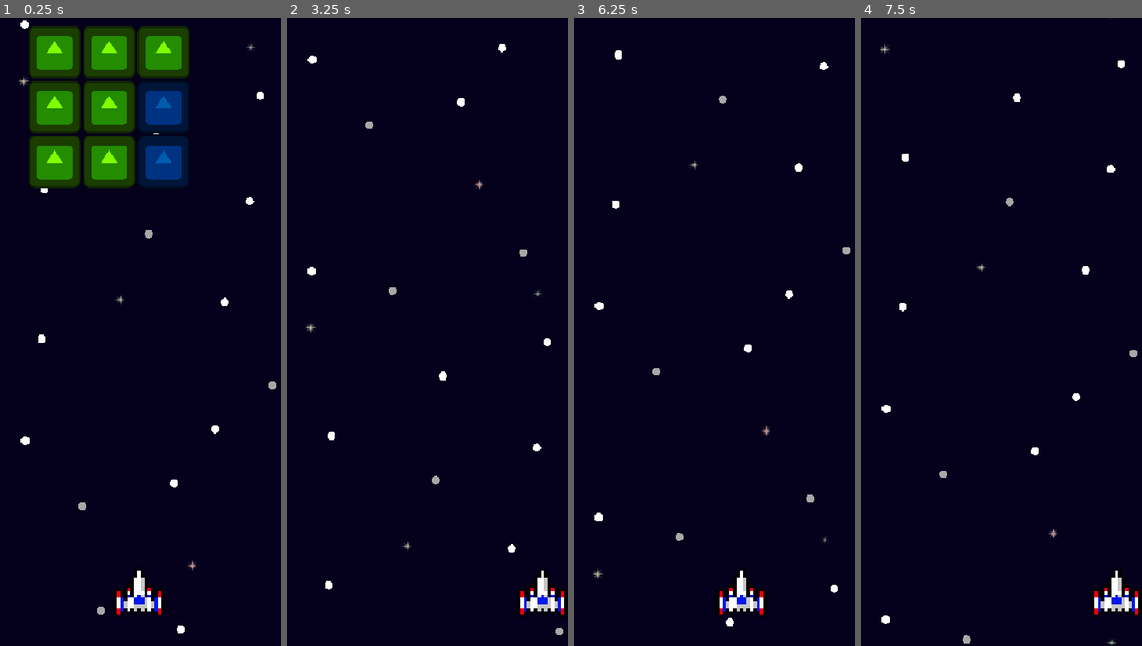
Above: before the commit, frames 1-4 (left to right).
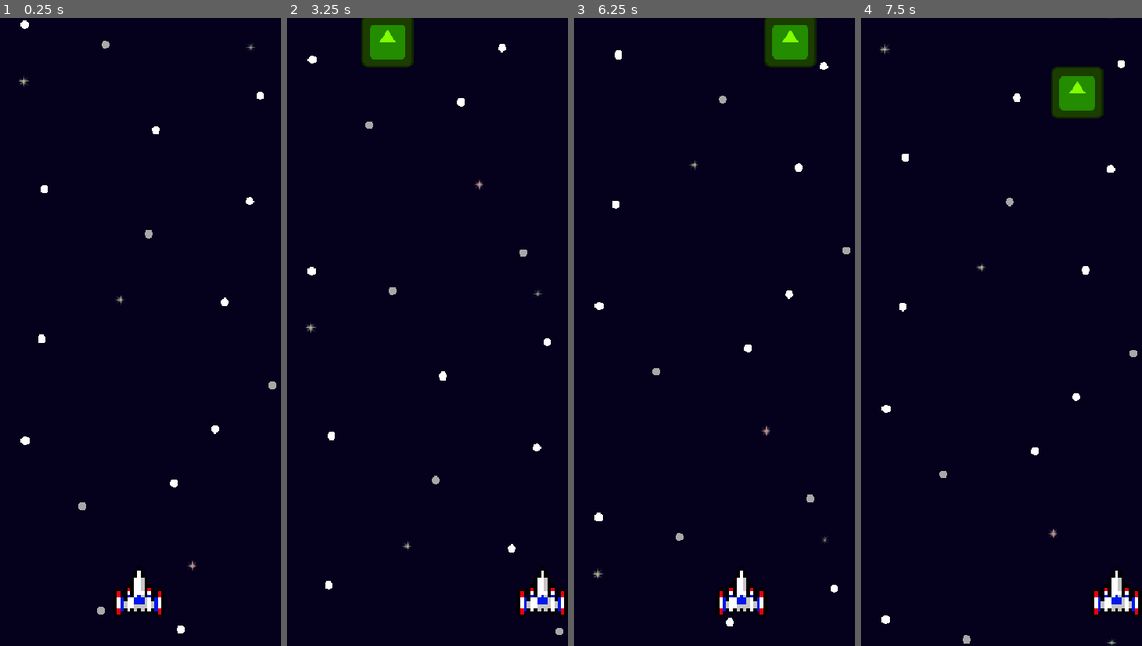
Above: after the commit, the same moments.

Repository: Juawo/space-shooter
Game: Godot game, scene res://scenes/game/gameWorld/game_world.tscn
The game is run twice, just before and just after one commit, with the same random seed, the same clock (stepped at 60 frames per second) and the same inputs. The engine's default icon, where the game draws it, is replaced by a stand-in: a white triangle on a blue panel in a dark square.
Inputs:
- Up to frame 1 (0.25 s): no input
- Up to frame 2 (3.25 s): tap Enter at 0.5 s; hold Right (ui_right) 0.53-1.28 s; hold Left (ui_left) 1.28-2.03 s; hold Right (ui_right) from 2.03 s (still down)
- Up to frame 3 (6.25 s): release Right (ui_right) at 3.53 s; hold Left (ui_left) 3.53-5.78 s; hold Right (ui_right) from 5.78 s (still down)
- Up to frame 4 (7.5 s): keep holding Right (ui_right)

The runs differ from the first frame. In frame 1, 13% of the frame differs, in the area x 10-68%, y 1-28%; in frame 2, 1.5%; in frame 3, 1.5%; in frame 4, 1.5%.

Commit message:
Add movement and spawning logic for enemies; implement timers for wave difficulty and enemy spawning

Diff:
--- a/scenes/game/enemies/enemie_base.tscn
+++ b/scenes/game/enemies/enemie_base.tscn
@@ -24,7 +24,7 @@
 shape = SubResource("RectangleShape2D_d3nni")
 disabled = true
 
-[node name="ParticleDie" type="CPUParticles2D" parent="." groups=["Enemy"]]
+[node name="ParticleDie" type="CPUParticles2D" parent="."]
 emitting = false
 amount = 15
 lifetime = 0.7
@@ -53,6 +53,11 @@
 position = Vector2(3, 2)
 rect = Rect2(-10, -9, 14, 14)
 
+[node name="MoveTimer" type="Timer" parent="."]
+wait_time = 1.5
+autostart = true
+
 [connection signal="area_entered" from="." to="." method="_on_area_entered"]
 [connection signal="timeout" from="ShootTimer" to="." method="_on_shoot_timer_timeout"]
 [connection signal="screen_exited" from="VisibleOnScreenNotifier2D" to="." method="_on_visible_on_screen_notifier_2d_screen_exited"]
+[connection signal="timeout" from="MoveTimer" to="." method="_on_move_timer_timeout"]
--- a/scenes/game/enemies/enemies-spawner/enemies_spawner.tscn
+++ b/scenes/game/enemies/enemies-spawner/enemies_spawner.tscn
@@ -5,6 +5,13 @@
 [node name="EnemiesSpawner" type="Node2D"]
 script = ExtResource("1_cibea")
 
-[node name="EnemiesGrid" type="Node2D" parent="."]
+[node name="DificultTimer" type="Timer" parent="."]
+wait_time = 30.0
+autostart = true
 
-[node name="WaveWaitTimer" type="Timer" parent="."]
+[node name="SpawnTimer" type="Timer" parent="."]
+wait_time = 3.0
+autostart = true
+
+[connection signal="timeout" from="DificultTimer" to="." method="_on_dificult_timer_timeout"]
+[connection signal="timeout" from="SpawnTimer" to="." method="_on_spawn_timer_timeout"]
--- a/scripts/game/enemies/enemie_base.gd
+++ b/scripts/game/enemies/enemie_base.gd
@@ -4,6 +4,7 @@
 # TODO : Emitir score_value quando eliminado!
 
 @export var life := 1
+@export var SPEED := 60
 @export var score_value := 10
 @export var can_shoot := false
 @export var base_color := Color.CHARTREUSE
@@ -22,6 +23,9 @@
 		shoot_timer.queue_free()
 
 	particle_die.color = base_color
+
+func _process(delta: float) -> void:
+	position.y += SPEED * delta
 
 func takeDamage(damage_value: int) -> void:
 	life -= damage_value
--- a/scripts/game/enemies/enemies-spawner/enemies_spawner.gd
+++ b/scripts/game/enemies/enemies-spawner/enemies_spawner.gd
@@ -1,6 +1,6 @@
 extends Node2D
 
-# Enemies scenes
+# Referências das cenas dos inimigos
 var enemies: Array[PackedScene] = [
 	preload("res://scenes/game/enemies/enemie1/enemie_1.tscn"),
 	preload("res://scenes/game/enemies/enemie2/enemie_2.tscn"),
@@ -8,59 +8,41 @@
 	preload("res://scenes/game/enemies/enemie4/enemie_4.tscn")
 ]
 
-@onready var enemies_grid: Node2D = $EnemiesGrid
+@onready var dificult_timer: Timer = $DificultTimer
+@onready var spawn_timer: Timer = $SpawnTimer # Adicione um Timer como filho do Spawner no editor
+@onready var screen_width = get_viewport_rect().size.x
 var current_wave : int = 1
 
 func _ready() -> void:
-	generate_grid(3,3)
 	randomize()
 
-func start_new_wave():
-	current_wave += 1
-	var cols = 3 + floor(current_wave / 2.0)
-	var rows = 2 + floor(current_wave / 3.0)
+func spawn_enemy():
+	# Escolhe o inimigo baseado na probabilidade que você já criou
+	var enemy_scene = get_random_enemy()
+	var enemy = enemy_scene.instantiate()
 
-	cols = clamp(cols,3,6)
-	rows = clamp(rows,2,5)
+	# Posição X aleatória dentro da tela, com uma margem de 50px para não nascer colado na borda
+	var random_x = randf_range(50, screen_width - 50)
+	# Nasce um pouco acima da tela (Y negativo) para não "brotar" do nada
+	enemy.global_position = Vector2(random_x, 20)
 
-	generate_grid(cols, rows)
-
-func generate_grid(collum_num : int, row_num : int):
-	for n in enemies_grid.get_children() :
-		n.queue_free()
-
-	var spacing_x = 80
-	var spacing_y = 80
-
-	#var grid_width = (collum_num - 1) * spacing_x
-
-	var start_x = 0 #(get_viewport_rect().size.x - grid_width) / 2
-	var start_y = 50
-
-	for row in range(row_num) :
-		for collum in range(collum_num):
-			var enemy = get_random_enemy().instantiate()
-			var pos_x = start_x + (collum * spacing_x + spacing_x)
-			var pos_y = start_y + (row * spacing_y)
-			enemy.position = Vector2(pos_x, pos_y)
-			enemies_grid.add_child(enemy)
-			enemy.connect("enemy_died", _on_enemy_killed)
+	get_tree().current_scene.add_child(enemy)
 
 func get_random_enemy() -> PackedScene:
+	# Sua lógica de probabilidade que já estava funcionando
 	var roll = randi() % 100
 
-	# Waves multiplas de 5
+	if current_wave % 5 == 0:
+		if roll < 50: return enemies[3]
+		if roll < 80: return enemies[2]
+		return enemies[1]
 
-	if current_wave % 5 == 0:
-		if roll < 50 : return enemies[3]
-		if roll < 80 : return enemies[2]
+	if current_wave < 3:
+		if roll < 85: return enemies[0]
 		return enemies[1]
-	if current_wave < 3 :
-		if roll < 85 : return enemies[0]
-		return enemies[1]
-	elif current_wave < 7 :
-		if roll < 60 : return enemies[0]
-		if roll < 90 : return enemies[1]
+	elif current_wave < 7:
+		if roll < 60: return enemies[0]
+		if roll < 90: return enemies[1]
 		return enemies[2]
 	else:
 		if roll < 30: return enemies[0]
@@ -68,12 +50,11 @@
 		if roll < 85: return enemies[2]
 		return enemies[3]
 
-func _on_enemy_killed():
-	# O sinal é emitido ANTES do queue_free terminar,
-	# então checamos se resta apenas 1 (o que está morrendo agora)
-	if enemies_grid.get_child_count() <= 1:
-		print(enemies_grid.get_child_count())
-		print("Wave finalizada!")
-		# Aguarda um tempinho para não brotar a próxima wave na cara do player
-		await get_tree().create_timer(1.5).timeout
-		start_new_wave()
+
+func _on_spawn_timer_timeout() -> void:
+	spawn_enemy()
+
+func _on_dificult_timer_timeout() -> void:
+	current_wave += 1
+	# Dica extra: acelerar o spawn conforme a wave sobe
+	spawn_timer.wait_time = max(0.5, spawn_timer.wait_time - 0.1)
